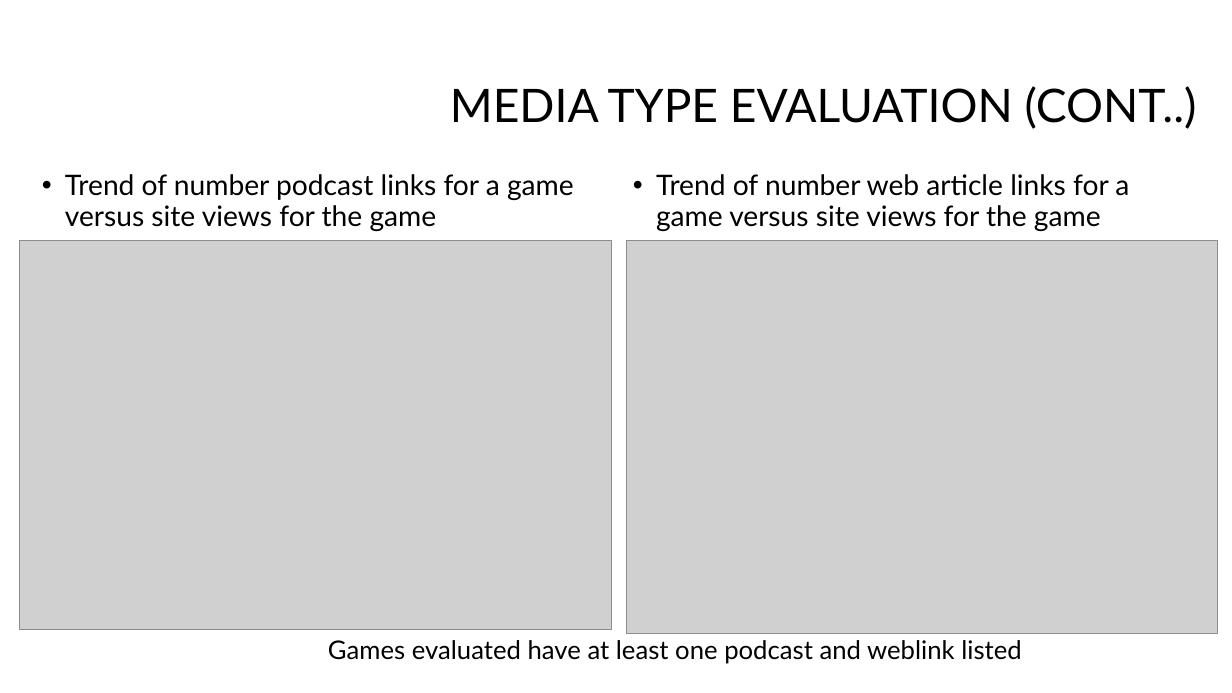
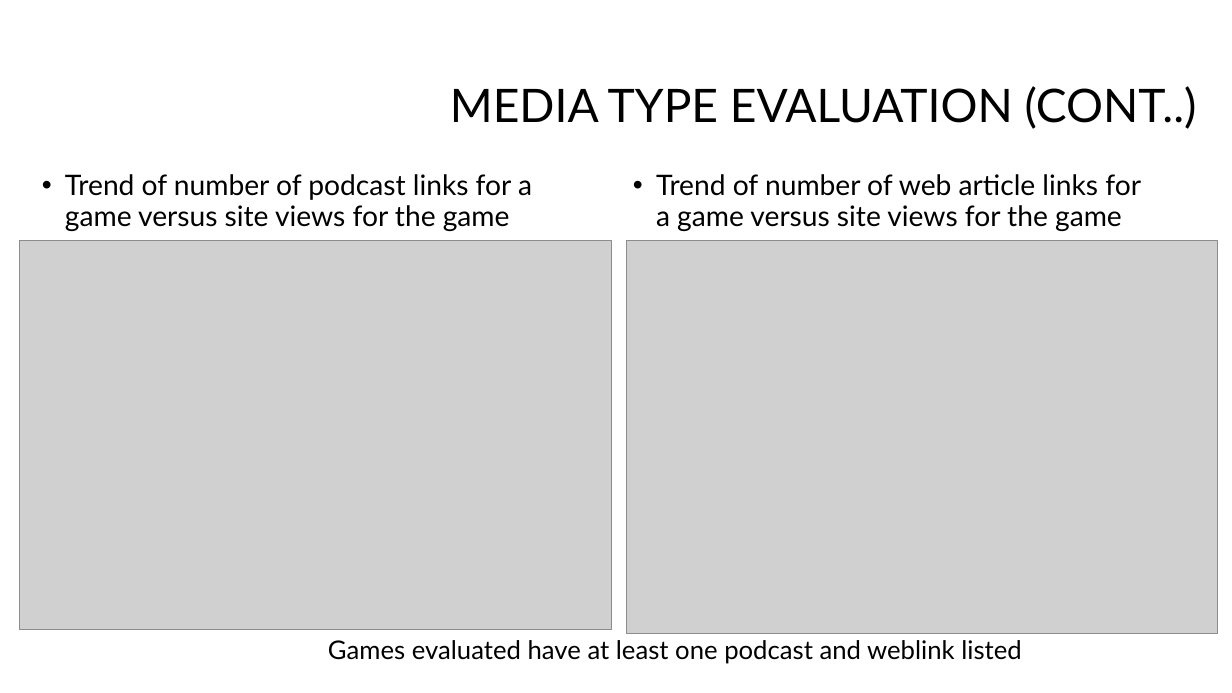
Before and after one commit to suhitasva/Python_EDA_Project_SVA, a slide deck: slide 15 of Boardgame_analysis_presentation.pptx. Drawn at 1232x693 pixels with LibreOffice and Linux fonts; fonts in the diff are those of the drawing; grey boxes stand for pictures; background and template pictures are left out. Boxes give left, top, right and bottom in pixels: in the first picture for what was removed or moved away, otherwise in the second. Text is boxed around its words. In the diff, an @@ line names an element or a change of style, - is before the commit and + after.

Commit message:
Slides created for genre and playing time evaluation, takeaways and future work

```diff
--- a/Boardgame_analysis_presentation.pptx
+++ b/Boardgame_analysis_presentation.pptx
@@ text at [65,174,532,231]: text changed @@
-• Trend of number podcast links for a game versus site views for the game
+• Trend of number of podcast links for a game versus site views for the game
@@ text at [656,174,1141,231]: text changed @@
-• Trend of number web article links for a game versus site views for the game
+• Trend of number of web article links for a game versus site views for the game
```
Also in this commit, not shown: 7 other slides changed, 7 slides added.
